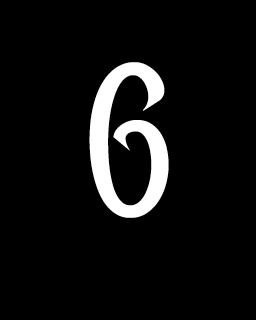
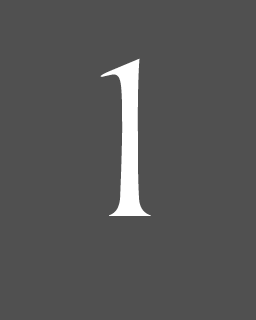
Layer changes from the first 256×320 image to the second:
hid "6" over [89, 62, 169, 218]
showed "1" over [100, 58, 151, 216]
added layer "grey bg" above "black bg" over [0, 0, 256, 320]
hid "black bg" over [0, 0, 256, 320]
